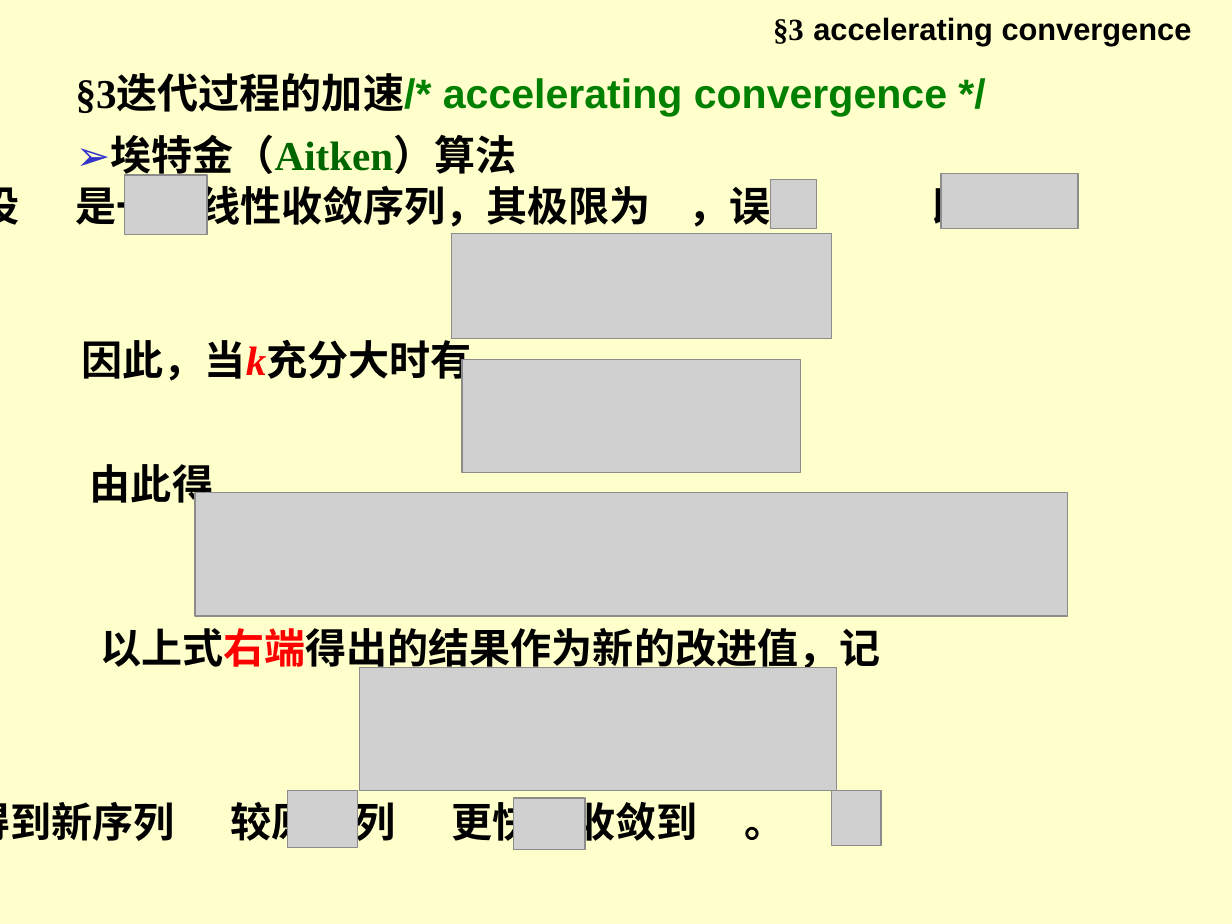
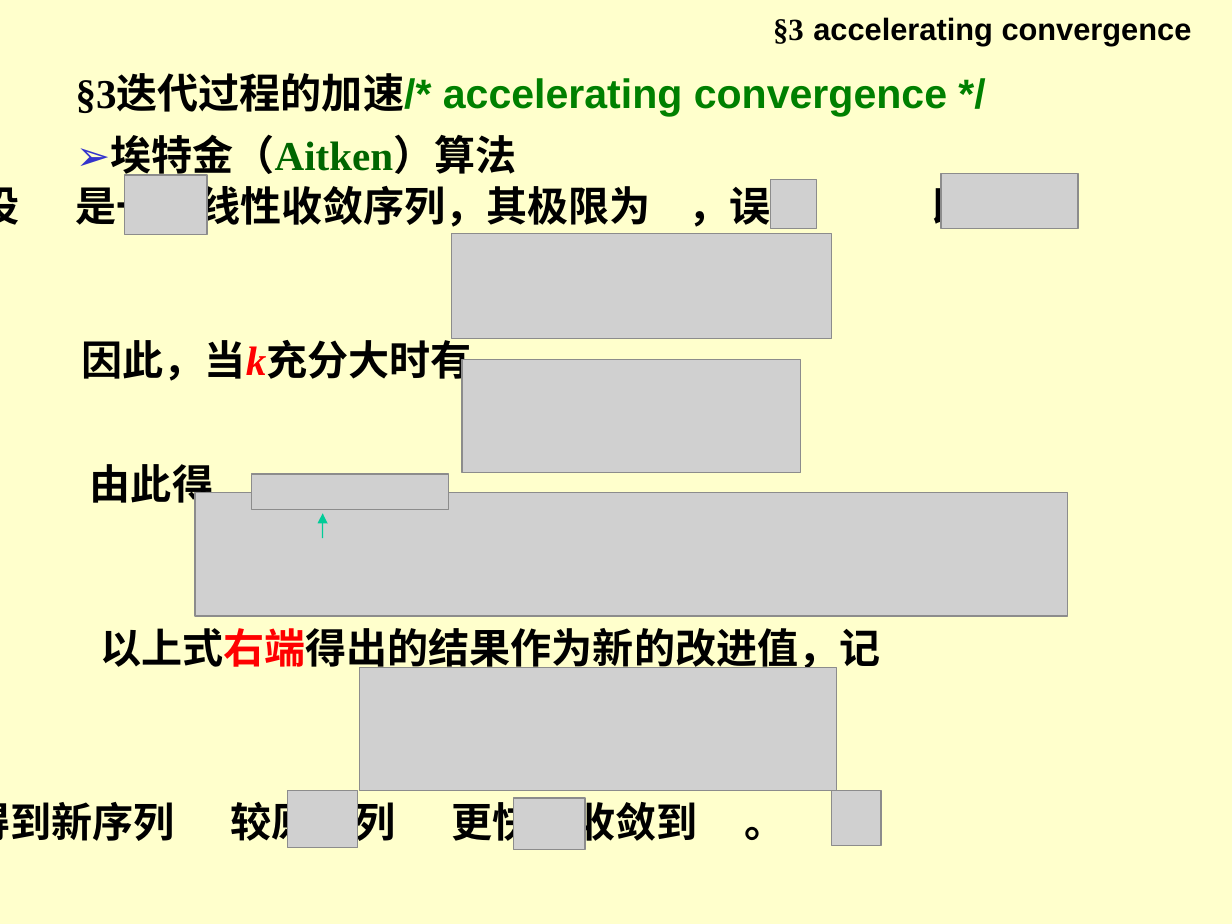
Before and after one commit to shidangda/Advanced-Engineering-Mathematics, a slide deck: slide 13 of NA007a方程求根.ppt. Drawn at 1232x924 pixels with LibreOffice and Linux fonts; fonts in the diff are those of the drawing; grey boxes stand for pictures. Boxes give left, top, right and bottom in pixels: in the first picture for what was removed or moved away, otherwise in the second. Text is boxed around its words. In the diff, an @@ line names an element or a change of style, - is before the commit and + after.

```diff
--- a/NA007a方程求根.ppt
+++ b/NA007a方程求根.ppt
@@ picture added at bbox=[251, 474, 448, 510] @@
@@ arrow added from (323, 538) to (323, 514), #00CC98 0.74 pt @@
```
Also in this commit, not shown: 12 other slides changed, 1 other file.
